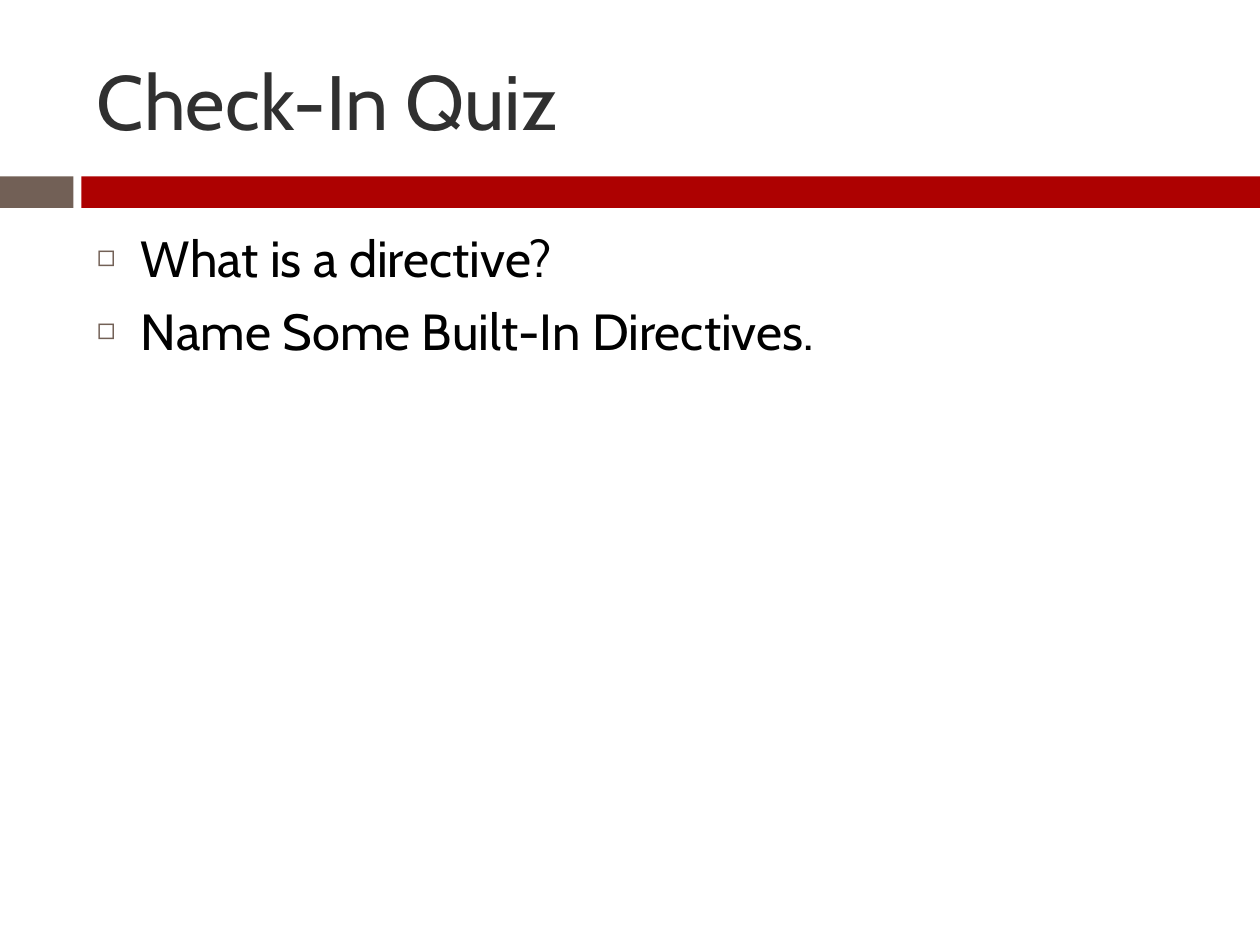
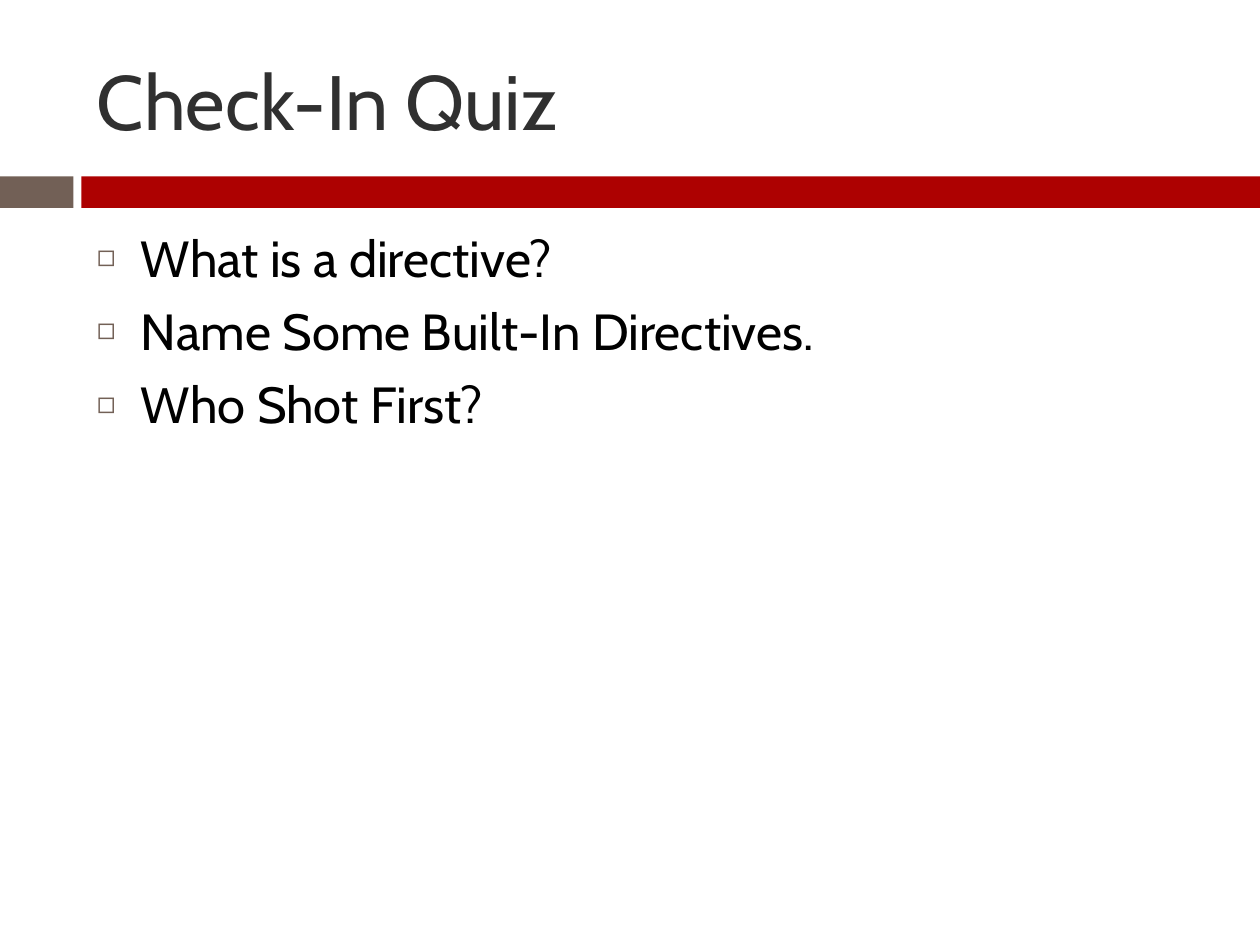
Before and after one commit to Zenitram-Oriaj/AngularJS_Directives, a slide deck: slide 6 of presentation/ajs_dir_presentation.pptx. Drawn at 1260x945 pixels with LibreOffice and Linux fonts; fonts in the diff are those of the drawing. Boxes give left, top, right and bottom in pixels: in the first picture for what was removed or moved away, otherwise in the second. Text is boxed around its words. In the diff, an @@ line names an element or a change of style, - is before the commit and + after.

```diff
--- a/presentation/ajs_dir_presentation.pptx
+++ b/presentation/ajs_dir_presentation.pptx
@@ text at (141, 385, 482, 424): paragraph added @@
+◻ Who Shot First?
```
Also in this commit, not shown: 1 other slide changed, 1 slide added, 4 other files.
